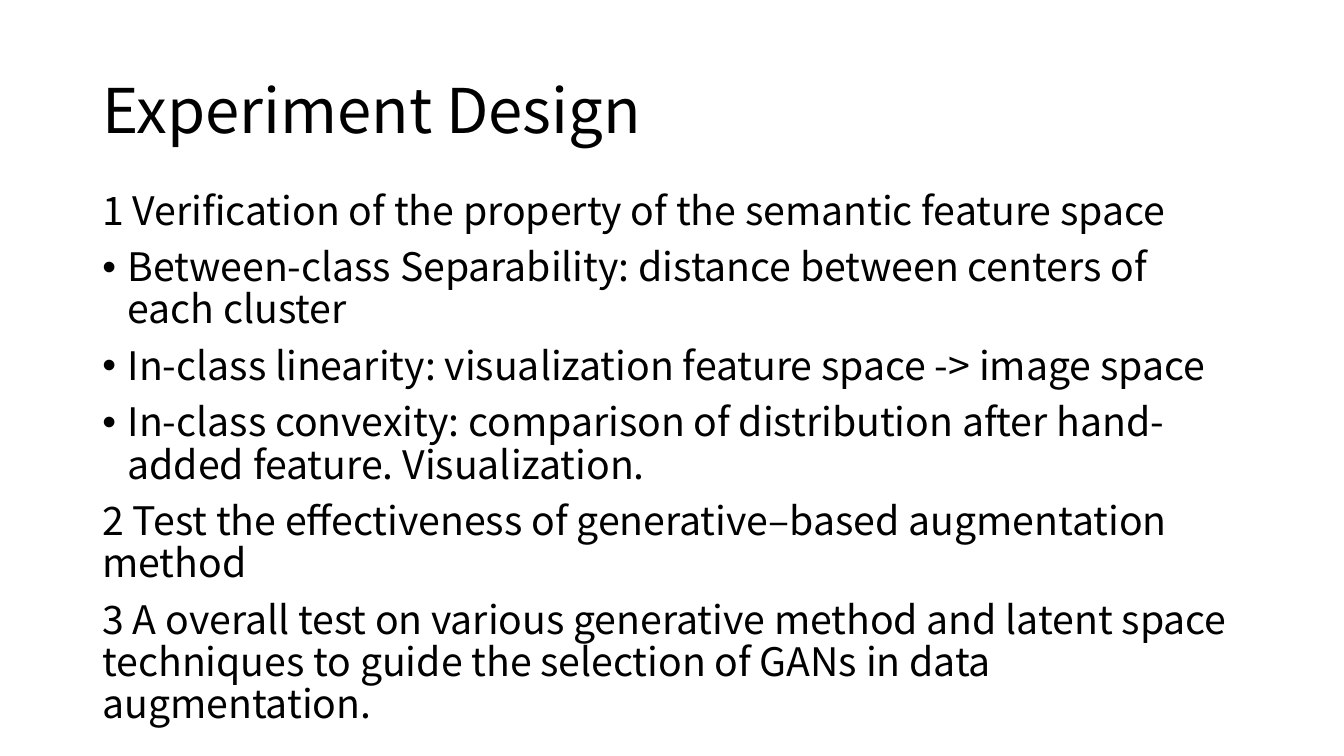
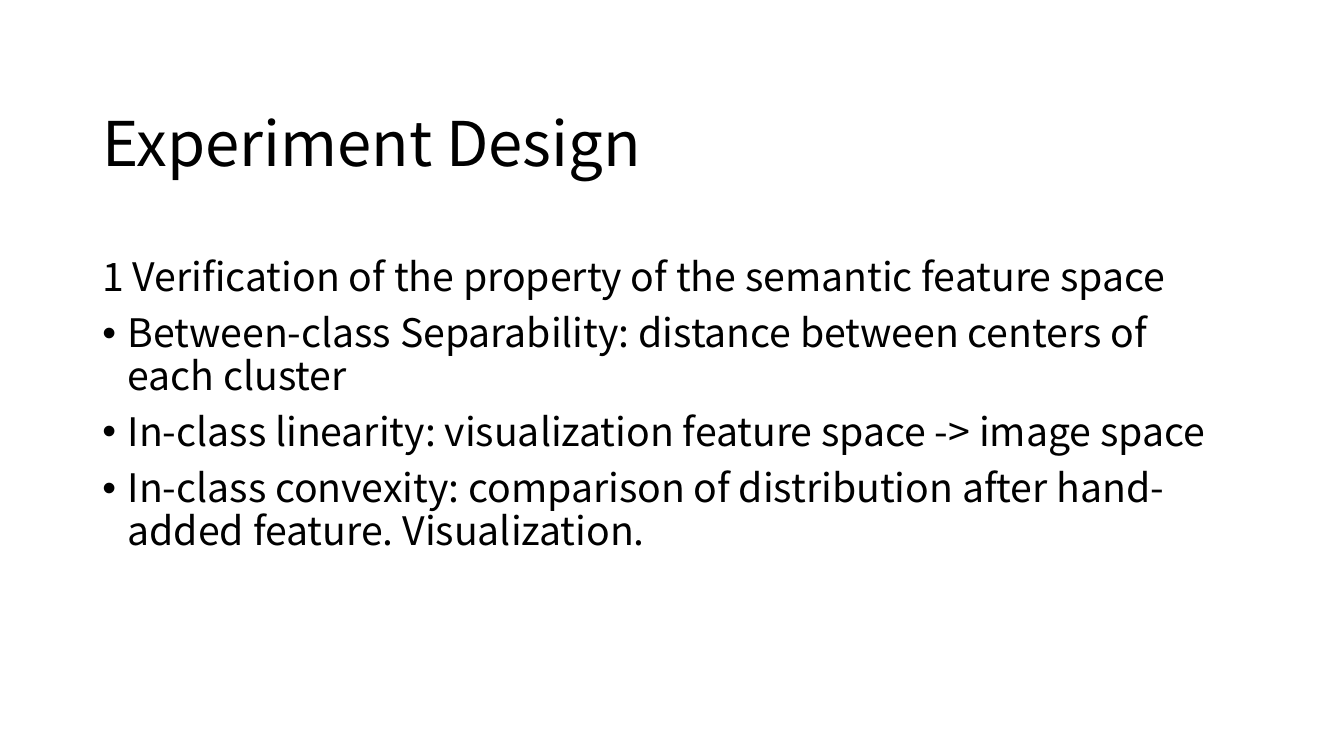
Before and after one commit to Fusang-Wang/featureMeasure, a slide deck: slide 12 of report/measuring feature G M.pptx. Drawn at 1344x756 pixels with LibreOffice and Linux fonts; fonts in the diff are those of the drawing. Boxes give left, top, right and bottom in pixels: in the first picture for what was removed or moved away, otherwise in the second. Text is boxed around its words. In the diff, an @@ line names an element or a change of style, - is before the commit and + after.

```diff
--- a/report/measuring feature G M.pptx
+++ b/report/measuring feature G M.pptx
@@ title "Experiment Design": place and size @@
-title "Experiment Design" at <box>102,85,641,149</box>
+title "Experiment Design" at <box>102,118,641,182</box>
@@ text "1 Verification of the property ...": place and size @@
-text "1 Verification of the property ..." at <box>102,193,1227,686</box>
+text "1 Verification of the property ..." at <box>102,259,1205,546</box>
@@ text at <box>102,503,1227,686</box>: paragraphs removed @@
-2 Test the effectiveness of generative–based augmentation method
-3 A overall test on various generative method and latent space techniques to guide the selection of GANs in data augmentation.
```
Also in this commit, not shown: 3 other slides changed, 1 slide added, 2 other files.
